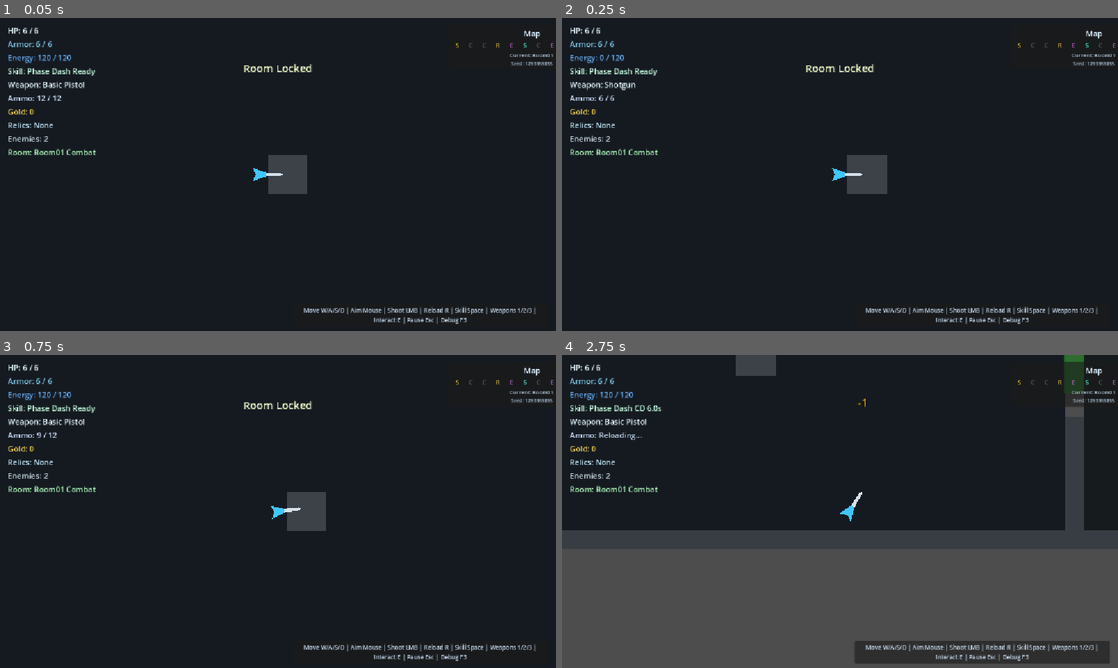
Above: before the commit, frames 1-4 (two rows, left to right).
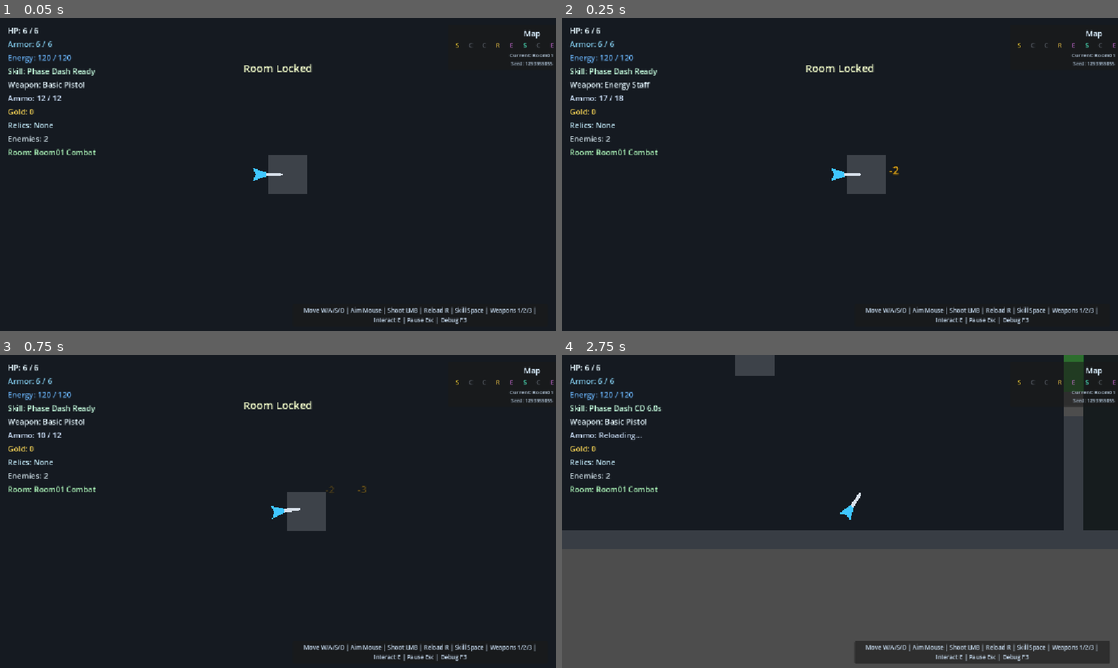
Above: after the commit, the same moments.

Repository: mrmi9/Dungeon-Unleashed
Game: Godot game, scene res://scenes/debug/WeaponSmokeTest.tscn
Same seed, same stepped clock (60 frames per second), same inputs: the game is played once before the commit and once after it. This scene is started directly instead of the project's main scene.
Inputs (mouse positions are in pixels of both pictures, inside the frame that each line leads up to):
- Up to frame 1 (0.05 s): no input
- Up to frame 2 (0.25 s): no input
- Up to frame 3 (0.75 s): tap Enter at 0.5 s; move the mouse to (400, 495) at 0.52 s; press the mouse at (400, 495) at 0.53 s; hold D (move_right) from 0.53 s (still down)
- Up to frame 4 (2.75 s): tap Space (skill) at 1.25 s; move the mouse to (728, 527) at 1.27 s; release D (move_right) at 1.28 s; release the mouse at (728, 527) at 1.28 s; hold S (move_down) 1.28-2.03 s; tap E (interact) at 1.35 s; click (728, 527) at 1.55 s; move the mouse to (895, 442) at 2.02 s; press the mouse at (895, 442) at 2.03 s; hold D (move_right) from 2.03 s (still down)

Frame 1 is identical in both runs. In frame 2, 0.3% of the frame differs, in the area x 6-61%, y 11-57%; in frame 3, less than 0.1%; in frame 4, 0.2%.

Commit message:
Expand weapon modes and loot pool

Diff:
--- /dev/null
+++ b/dungeon-unleashed/resources/weapons/arc_blade.tres
@@ -0,0 +1,26 @@
+[gd_resource type="Resource" script_class="WeaponData" load_steps=2 format=3]
+
+[ext_resource type="Script" path="res://scripts/weapons/WeaponData.gd" id="1"]
+
+[resource]
+script = ExtResource("1")
+id = &"arc_blade"
+display_name = "Arc Blade"
+description = "Close melee sweep that costs no energy and clears nearby threats."
+damage = 2
+fire_rate = 4.4
+projectile_speed = 0.0
+projectile_range = 92.0
+projectile_count = 1
+spread_angle = 115.0
+fire_mode = "melee"
+energy_cost = 0
+magazine_size = 18
+reload_duration = 0.7
+knockback = 260.0
+crit_chance = 0.08
+crit_multiplier = 2.0
+pierce_count = 0
+bounce_count = 0
+explosion_radius = 0.0
+tags = PackedStringArray("melee", "close_range", "energy_free")
--- /dev/null
+++ b/dungeon-unleashed/resources/weapons/blast_launcher.tres
@@ -0,0 +1,26 @@
+[gd_resource type="Resource" script_class="WeaponData" load_steps=2 format=3]
+
+[ext_resource type="Script" path="res://scripts/weapons/WeaponData.gd" id="1"]
+
+[resource]
+script = ExtResource("1")
+id = &"blast_launcher"
+display_name = "Blast Launcher"
+description = "Slow explosive shot that punishes clustered enemies."
+damage = 3
+fire_rate = 1.8
+projectile_speed = 430.0
+projectile_range = 620.0
+projectile_count = 1
+spread_angle = 0.0
+fire_mode = "projectile"
+energy_cost = 4
+magazine_size = 6
+reload_duration = 1.55
+knockback = 210.0
+crit_chance = 0.06
+crit_multiplier = 2.0
+pierce_count = 0
+bounce_count = 0
+explosion_radius = 86.0
+tags = PackedStringArray("explosive", "area_damage", "energy")
--- /dev/null
+++ b/dungeon-unleashed/resources/weapons/laser_lance.tres
@@ -0,0 +1,26 @@
+[gd_resource type="Resource" script_class="WeaponData" load_steps=2 format=3]
+
+[ext_resource type="Script" path="res://scripts/weapons/WeaponData.gd" id="1"]
+
+[resource]
+script = ExtResource("1")
+id = &"laser_lance"
+display_name = "Laser Lance"
+description = "Fast piercing beam-like shot for lining up rooms."
+damage = 2
+fire_rate = 3.2
+projectile_speed = 1400.0
+projectile_range = 980.0
+projectile_count = 1
+spread_angle = 0.0
+fire_mode = "projectile"
+energy_cost = 2
+magazine_size = 9
+reload_duration = 1.1
+knockback = 70.0
+crit_chance = 0.14
+crit_multiplier = 2.25
+pierce_count = 4
+bounce_count = 0
+explosion_radius = 0.0
+tags = PackedStringArray("laser", "piercing", "line_clear")
--- /dev/null
+++ b/dungeon-unleashed/resources/weapons/nova_core.tres
@@ -0,0 +1,26 @@
+[gd_resource type="Resource" script_class="WeaponData" load_steps=2 format=3]
+
+[ext_resource type="Script" path="res://scripts/weapons/WeaponData.gd" id="1"]
+
+[resource]
+script = ExtResource("1")
+id = &"nova_core"
+display_name = "Nova Core"
+description = "Fires a ring of weak shots for crowd control."
+damage = 1
+fire_rate = 1.35
+projectile_speed = 560.0
+projectile_range = 420.0
+projectile_count = 8
+spread_angle = 360.0
+fire_mode = "radial"
+energy_cost = 4
+magazine_size = 5
+reload_duration = 1.45
+knockback = 90.0
+crit_chance = 0.05
+crit_multiplier = 2.0
+pierce_count = 0
+bounce_count = 0
+explosion_radius = 0.0
+tags = PackedStringArray("radial", "crowd_control", "energy")
--- a/dungeon-unleashed/scripts/chests/RewardChest.gd
+++ b/dungeon-unleashed/scripts/chests/RewardChest.gd
@@ -17,6 +17,10 @@
 	preload("res://resources/weapons/ricochet_blaster.tres"),
 	preload("res://resources/weapons/shotgun.tres"),
 	preload("res://resources/weapons/energy_staff.tres"),
+	preload("res://resources/weapons/arc_blade.tres"),
+	preload("res://resources/weapons/nova_core.tres"),
+	preload("res://resources/weapons/blast_launcher.tres"),
+	preload("res://resources/weapons/laser_lance.tres"),
 ]
 @export var complete_run_on_open: bool = false
 
--- a/dungeon-unleashed/scripts/debug/WeaponSmokeTest.gd
+++ b/dungeon-unleashed/scripts/debug/WeaponSmokeTest.gd
@@ -1,7 +1,12 @@
 extends Node
 
 const MAIN_SCENE := preload("res://scenes/main/Main.tscn")
+const ENEMY_SCENE := preload("res://scenes/enemies/Enemy.tscn")
 const PROJECTILE_SCENE := preload("res://scenes/projectiles/Projectile.tscn")
+const ARC_BLADE := preload("res://resources/weapons/arc_blade.tres")
+const NOVA_CORE := preload("res://resources/weapons/nova_core.tres")
+const BLAST_LAUNCHER := preload("res://resources/weapons/blast_launcher.tres")
+const LASER_LANCE := preload("res://resources/weapons/laser_lance.tres")
 
 var _failures: Array[String] = []
 
@@ -49,6 +54,7 @@
 			var projectile := get_tree().get_first_node_in_group("projectiles")
 			_expect(projectile != null and projectile.get("_remaining_pierce") == data.pierce_count, "Energy Staff projectile should carry pierce count")
 
+	await _verify_special_weapon_modes(player)
 	await _verify_energy_weapon_gate(player)
 	player.call("_equip_weapon", 0)
 	await get_tree().process_frame
@@ -92,6 +98,81 @@
 	await get_tree().process_frame
 	_expect(player.get_energy() > 0, "Player energy should regenerate after delay")
 	player.recover_energy(player.max_energy)
+
+
+func _verify_special_weapon_modes(player: Player) -> void:
+	await _verify_melee_weapon(player)
+	await _verify_radial_weapon(player)
+	await _verify_explosive_weapon(player)
+	await _verify_laser_weapon(player)
+
+
+func _verify_melee_weapon(player: Player) -> void:
+	var weapon := player.weapon
+	weapon.set_weapon_data(ARC_BLADE)
+	player.recover_energy(player.max_energy)
+	await get_tree().process_frame
+
+	var enemy := _spawn_test_enemy(weapon.muzzle.global_position + Vector2(58, 0), 7)
+	_clear_projectiles()
+	var fired := weapon.try_fire(weapon.muzzle.global_position + Vector2(160, 0), player)
+	await get_tree().process_frame
+
+	_expect(fired, "Arc Blade should fire")
+	_expect(_projectile_count() == 0, "Arc Blade melee sweep should not spawn projectiles")
+	_expect(enemy.current_health < enemy.max_health, "Arc Blade should damage enemies inside its sweep")
+	enemy.queue_free()
+
+
+func _verify_radial_weapon(player: Player) -> void:
+	var weapon := player.weapon
+	weapon.set_weapon_data(NOVA_CORE)
+	player.recover_energy(player.max_energy)
+	await get_tree().process_frame
+
+	_clear_projectiles()
+	var energy_before := player.get_energy()
+	var fired := weapon.try_fire(weapon.muzzle.global_position + Vector2(160, 0), player)
+	await get_tree().process_frame
+
+	_expect(fired, "Nova Core should fire")
+	_expect(_projectile_count() == NOVA_CORE.projectile_count, "Nova Core should spawn a full radial projectile ring")
+	_expect(player.get_energy() == energy_before - int(NOVA_CORE.get("energy_cost")), "Nova Core should spend configured energy")
+
+
+func _verify_explosive_weapon(player: Player) -> void:
+	var blast_data := BLAST_LAUNCHER.duplicate() as WeaponData
+	blast_data.crit_chance = 0.0
+	var primary := _spawn_test_enemy(player.global_position + Vector2(180, 0), 9)
+	var secondary := _spawn_test_enemy(primary.global_position + Vector2(42, 0), 9)
+	var projectile := PROJECTILE_SCENE.instantiate() as Projectile
+	get_tree().current_scene.add_child(projectile)
+	projectile.global_position = primary.global_position
+	projectile.call("launch", Vector2.RIGHT, blast_data, player)
+	projectile.call("_handle_collision", primary)
+	await get_tree().process_frame
+
+	_expect(primary.current_health < primary.max_health, "Blast Launcher direct hit should damage primary target")
+	_expect(secondary.current_health < secondary.max_health, "Blast Launcher explosion should damage nearby enemies")
+	primary.queue_free()
+	secondary.queue_free()
+
+
+func _verify_laser_weapon(player: Player) -> void:
+	var weapon := player.weapon
+	weapon.set_weapon_data(LASER_LANCE)
+	player.recover_energy(player.max_energy)
+	await get_tree().process_frame
+
+	_clear_projectiles()
+	var fired := weapon.try_fire(weapon.muzzle.global_position + Vector2(260, 0), player)
+	await get_tree().process_frame
+	var projectile := get_tree().get_first_node_in_group("projectiles")
+	_expect(fired, "Laser Lance should fire")
+	_expect(projectile != null, "Laser Lance should spawn a beam-like projectile")
+	if projectile != null:
+		_expect(projectile.get("_remaining_pierce") == LASER_LANCE.pierce_count, "Laser Lance should carry high pierce count")
+		_expect(is_equal_approx(float(projectile.get("speed")), LASER_LANCE.projectile_speed), "Laser Lance should use fast projectile speed")
 
 
 func _verify_critical_damage_roll() -> void:
@@ -110,6 +191,14 @@
 	projectile.queue_free()
 
 
+func _spawn_test_enemy(position: Vector2, health: int) -> Enemy:
+	var enemy := ENEMY_SCENE.instantiate() as Enemy
+	enemy.max_health = health
+	get_tree().current_scene.add_child(enemy)
+	enemy.global_position = position
+	return enemy
+
+
 func _clear_projectiles() -> void:
 	for projectile in get_tree().get_nodes_in_group("projectiles"):
 		if is_instance_valid(projectile):
--- a/dungeon-unleashed/scripts/shop/ShopInventory.gd
+++ b/dungeon-unleashed/scripts/shop/ShopInventory.gd
@@ -21,6 +21,10 @@
 	preload("res://resources/weapons/ricochet_blaster.tres"),
 	preload("res://resources/weapons/shotgun.tres"),
 	preload("res://resources/weapons/energy_staff.tres"),
+	preload("res://resources/weapons/arc_blade.tres"),
+	preload("res://resources/weapons/nova_core.tres"),
+	preload("res://resources/weapons/blast_launcher.tres"),
+	preload("res://resources/weapons/laser_lance.tres"),
 ]
 
 @onready var slots: Array[Marker2D] = [
--- a/dungeon-unleashed/scripts/weapons/Weapon.gd
+++ b/dungeon-unleashed/scripts/weapons/Weapon.gd
@@ -44,7 +44,14 @@
 	global_rotation = base_direction.angle()
 	if not _spend_owner_energy(owner_body):
 		return false
-	_spawn_projectiles(origin, base_direction, owner_body)
+
+	match weapon_data.fire_mode:
+		"radial":
+			_spawn_radial_projectiles(origin, base_direction, owner_body)
+		"melee":
+			_perform_melee_sweep(origin, base_direction, owner_body)
+		_:
+			_spawn_projectiles(origin, base_direction, owner_body)
 	_spawn_muzzle_flash(base_direction)
 
 	_current_ammo = maxi(_current_ammo - 1, 0)
@@ -116,14 +123,76 @@
 			var step_ratio := float(index) / float(projectile_total - 1)
 			angle_offset = lerpf(-spread_radians * 0.5, spread_radians * 0.5, step_ratio)
 
-		var projectile := projectile_scene.instantiate() as Node2D
-		if projectile == null:
-			continue
-
-		get_tree().current_scene.add_child(projectile)
-		projectile.global_position = origin
-		projectile.call("launch", base_direction.rotated(angle_offset), weapon_data, owner_body)
-		Events.projectile_spawned.emit(projectile)
+		_spawn_single_projectile(origin, base_direction.rotated(angle_offset), owner_body)
+
+
+func _spawn_radial_projectiles(origin: Vector2, base_direction: Vector2, owner_body: Node2D) -> void:
+	var projectile_total: int = maxi(weapon_data.projectile_count + _get_owner_projectile_count_bonus(owner_body), 1)
+	for index in range(projectile_total):
+		var angle_offset := 0.0
+		if projectile_total > 1:
+			angle_offset = TAU * float(index) / float(projectile_total)
+		_spawn_single_projectile(origin, base_direction.rotated(angle_offset), owner_body)
+
+
+func _spawn_single_projectile(origin: Vector2, direction: Vector2, owner_body: Node2D) -> void:
+	var projectile := projectile_scene.instantiate() as Node2D
+	if projectile == null:
+		return
+
+	get_tree().current_scene.add_child(projectile)
+	projectile.global_position = origin
+	projectile.call("launch", direction, weapon_data, owner_body)
+	Events.projectile_spawned.emit(projectile)
+
+
+func _perform_melee_sweep(origin: Vector2, base_direction: Vector2, owner_body: Node2D) -> void:
+	var sweep_range := maxf(weapon_data.projectile_range, 1.0)
+	var half_angle := deg_to_rad(clampf(weapon_data.spread_angle, 1.0, 360.0)) * 0.5
+	var hit_targets: Array[Node] = []
+
+	for enemy in get_tree().get_nodes_in_group("enemies"):
+		if not is_instance_valid(enemy) or enemy.is_queued_for_deletion():
+			continue
+		if not enemy is Node2D or not (enemy as Node).has_method("apply_damage"):
+			continue
+		if enemy.has_method("is_dead") and bool(enemy.call("is_dead")):
+			continue
+
+		var enemy_node := enemy as Node2D
+		var offset := enemy_node.global_position - origin
+		if offset.length() > sweep_range:
+			continue
+		if offset.length_squared() > 0.001 and absf(base_direction.angle_to(offset.normalized())) > half_angle:
+			continue
+		hit_targets.append(enemy)
+
+	for target in hit_targets:
+		var target_node := target as Node2D
+		var direction := (target_node.global_position - origin).normalized()
+		if direction.length_squared() <= 0.001:
+			direction = base_direction
+		var damage_roll := _roll_direct_damage(owner_body)
+		var final_damage := int(damage_roll.get("damage", weapon_data.damage))
+		var was_critical := bool(damage_roll.get("critical", false))
+		target.call("apply_damage", final_damage, owner_body, direction, weapon_data.knockback)
+		Events.projectile_hit.emit(null, target, final_damage)
+		if was_critical:
+			Events.projectile_critical_hit.emit(null, target, final_damage)
+
+
+func _roll_direct_damage(owner_body: Node) -> Dictionary:
+	var base_damage := maxi(roundi(float(weapon_data.damage) * _get_owner_damage_multiplier(owner_body)), 1)
+	var crit_chance := clampf(weapon_data.crit_chance + _get_owner_crit_chance_bonus(owner_body), 0.0, 1.0)
+	if randf() < crit_chance:
+		return {
+			"damage": maxi(roundi(float(base_damage) * weapon_data.crit_multiplier), 1),
+			"critical": true,
+		}
+	return {
+		"damage": base_damage,
+		"critical": false,
+	}
 
 
 func _spawn_muzzle_flash(direction: Vector2) -> void:
@@ -159,6 +228,18 @@
 	if owner_body != null and owner_body.has_method("get_projectile_count_bonus"):
 		return maxi(int(owner_body.call("get_projectile_count_bonus")), 0)
 	return 0
+
+
+func _get_owner_damage_multiplier(owner_body: Node) -> float:
+	if owner_body != null and owner_body.has_method("get_damage_multiplier"):
+		return maxf(float(owner_body.call("get_damage_multiplier")), 0.1)
+	return 1.0
+
+
+func _get_owner_crit_chance_bonus(owner_body: Node) -> float:
+	if owner_body != null and owner_body.has_method("get_crit_chance_bonus"):
+		return clampf(float(owner_body.call("get_crit_chance_bonus")), 0.0, 1.0)
+	return 0.0
 
 
 func _can_owner_spend_energy(owner_body: Node) -> bool:
--- a/dungeon-unleashed/scripts/weapons/WeaponData.gd
+++ b/dungeon-unleashed/scripts/weapons/WeaponData.gd
@@ -10,6 +10,7 @@
 @export var projectile_range: float = 720.0
 @export var projectile_count: int = 1
 @export var spread_angle: float = 0.0
+@export_enum("projectile", "radial", "melee") var fire_mode: String = "projectile"
 @export var energy_cost: int = 0
 @export var magazine_size: int = 12
 @export var reload_duration: float = 1.0
Not shown, changed: DEVELOPMENT_LOG.md
Not shown, changed: SOUL_KNIGHT_ALIGNMENT.md
